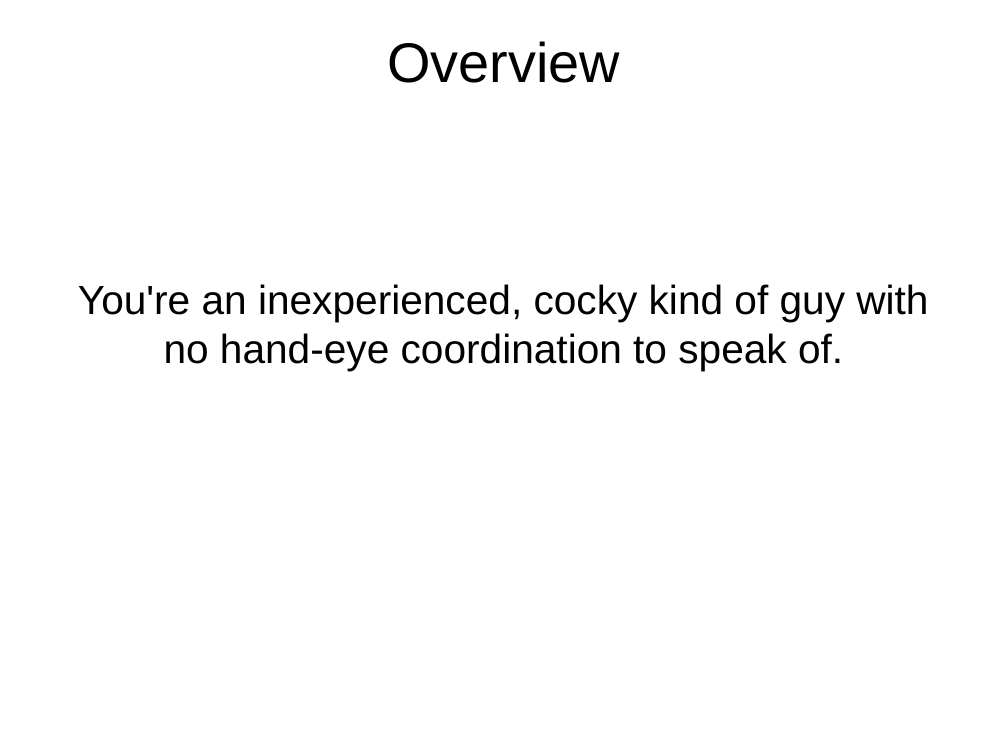
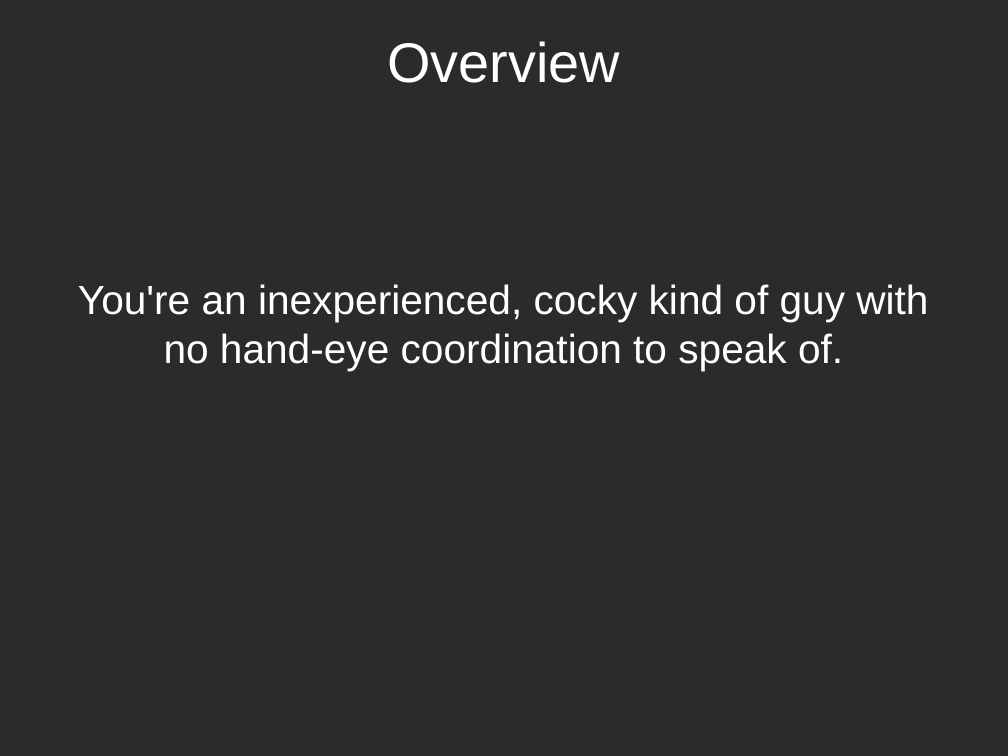
Before and after one commit to bobby-vandiver/cs485-xna-final, a slide deck: slide 4 of team3.odp. Drawn at 1008x756 pixels with LibreOffice and Linux fonts; fonts in the diff are those of the drawing; background and template pictures are left out; a plain dark background stands for a picture behind light text. Boxes give left, top, right and bottom in pixels: in the first picture for what was removed or moved away, otherwise in the second. Text is boxed around its words. In the diff, an @@ line names an element or a change of style, - is before the commit and + after.

Commit message:
Adding background to presentation.

```diff
--- a/team3.odp
+++ b/team3.odp
@@ background #FFFFFF to picture (left out) @@
@@ title "Overview" at <box>387,41,620,83</box>: text colour #000000 to #FFFFFF @@
@@ subtitle "You're an inexperienced, cocky kind ..." at <box>78,284,928,371</box>: text colour #000000 to #FFFFFF @@
```
Also in this commit, not shown: 13 other slides changed.
